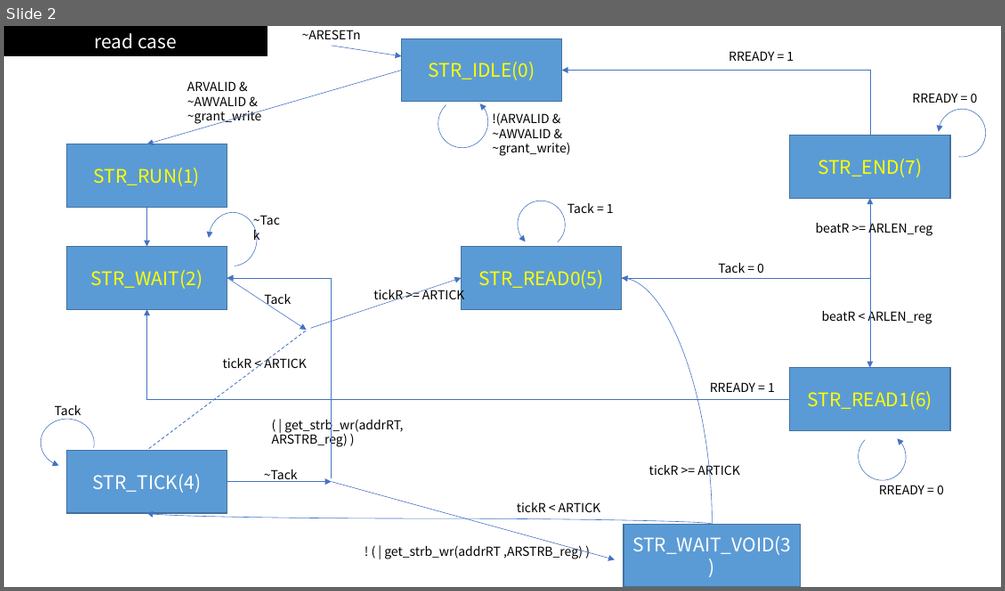
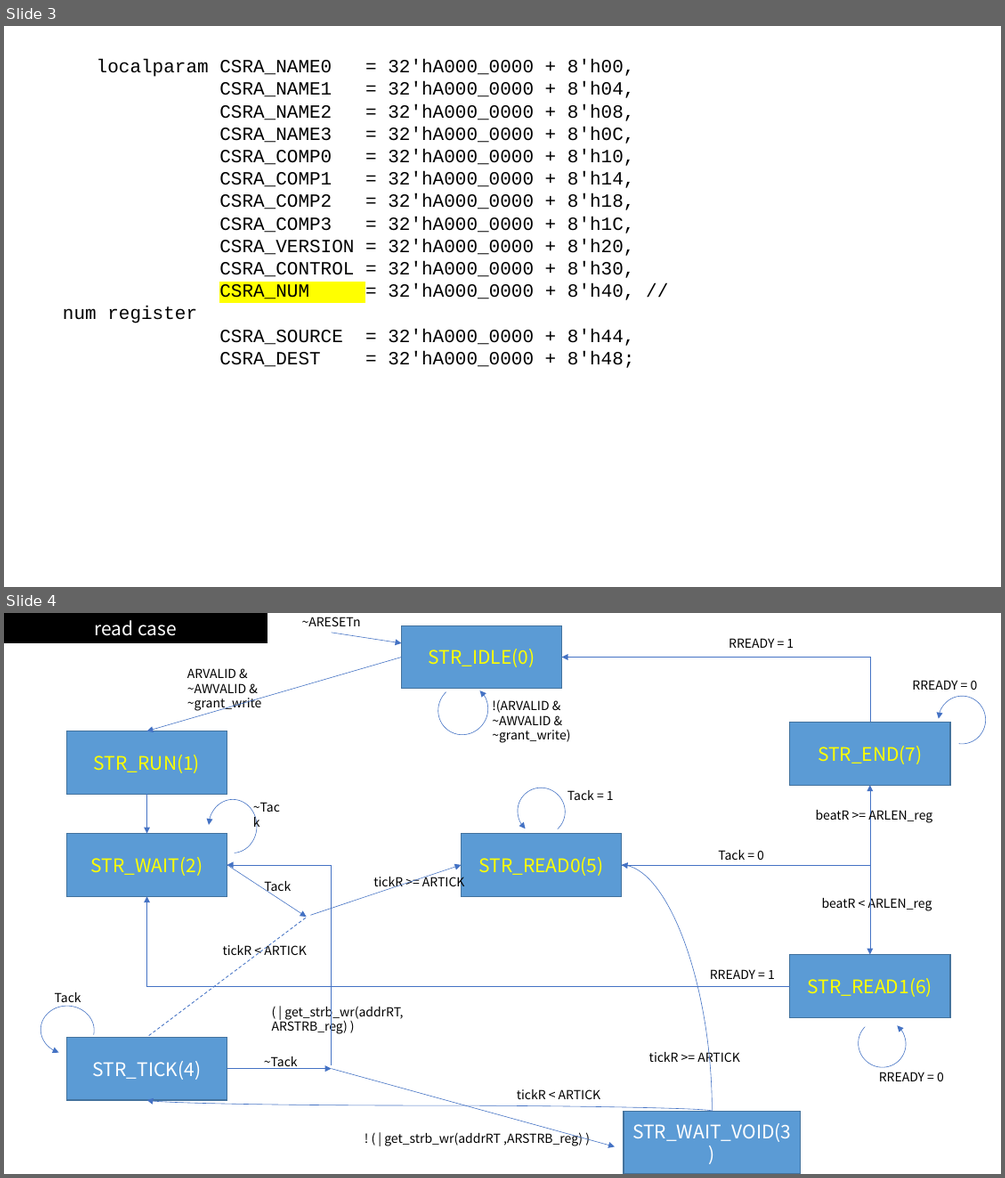
Before and after one commit to jeongjiseung/amba-bus-study, a slide deck: axi_dma/state diagram_yet.pptx. Shown one above the other, each under a label of ours: slide 2 before the commit, slides 3 and 4 after it. The pictures are 1005x591 and 1005x1178 pixels, drawn with LibreOffice and Linux fonts; fonts in the diff are those of the drawing. Boxes give left, top, right and bottom in pixels: in the first picture for what was removed or moved away, otherwise in the second. Text is boxed around its words. In the diff, an @@ line names an element or a change of style, - is before the commit and + after.

```diff
--- a/axi_dma/state diagram_yet.pptx
+++ b/axi_dma/state diagram_yet.pptx
@@ slide 3 added at <box>4,26,1001,587</box>, background #FFFFFF @@
@@ text added at <box>63,59,635,368</box>, 18 pt, text #000000 @@
+localparam CSRA_NAME0 = 32'hA000_0000 + 8'h00,
+CSRA_NAME1 = 32'hA000_0000 + 8'h04,
+CSRA_NAME2 = 32'hA000_0000 + 8'h08,
+CSRA_NAME3 = 32'hA000_0000 + 8'h0C,
+CSRA_COMP0 = 32'hA000_0000 + 8'h10,
+CSRA_COMP1 = 32'hA000_0000 + 8'h14,
+CSRA_COMP2 = 32'hA000_0000 + 8'h18,
+CSRA_COMP3 = 32'hA000_0000 + 8'h1C,
+CSRA_VERSION = 32'hA000_0000 + 8'h20,
+CSRA_CONTROL = 32'hA000_0000 + 8'h30,
+CSRA_NUM = 32'hA000_0000 + 8'h40, // num register
+CSRA_SOURCE = 32'hA000_0000 + 8'h44,
+CSRA_DEST = 32'hA000_0000 + 8'h48;
@@ what was slide 2 is now slide 4 @@
```
Also in this commit, not shown: 1 slide changed, 1 other slide added, 1 slide removed, 52 other files.
